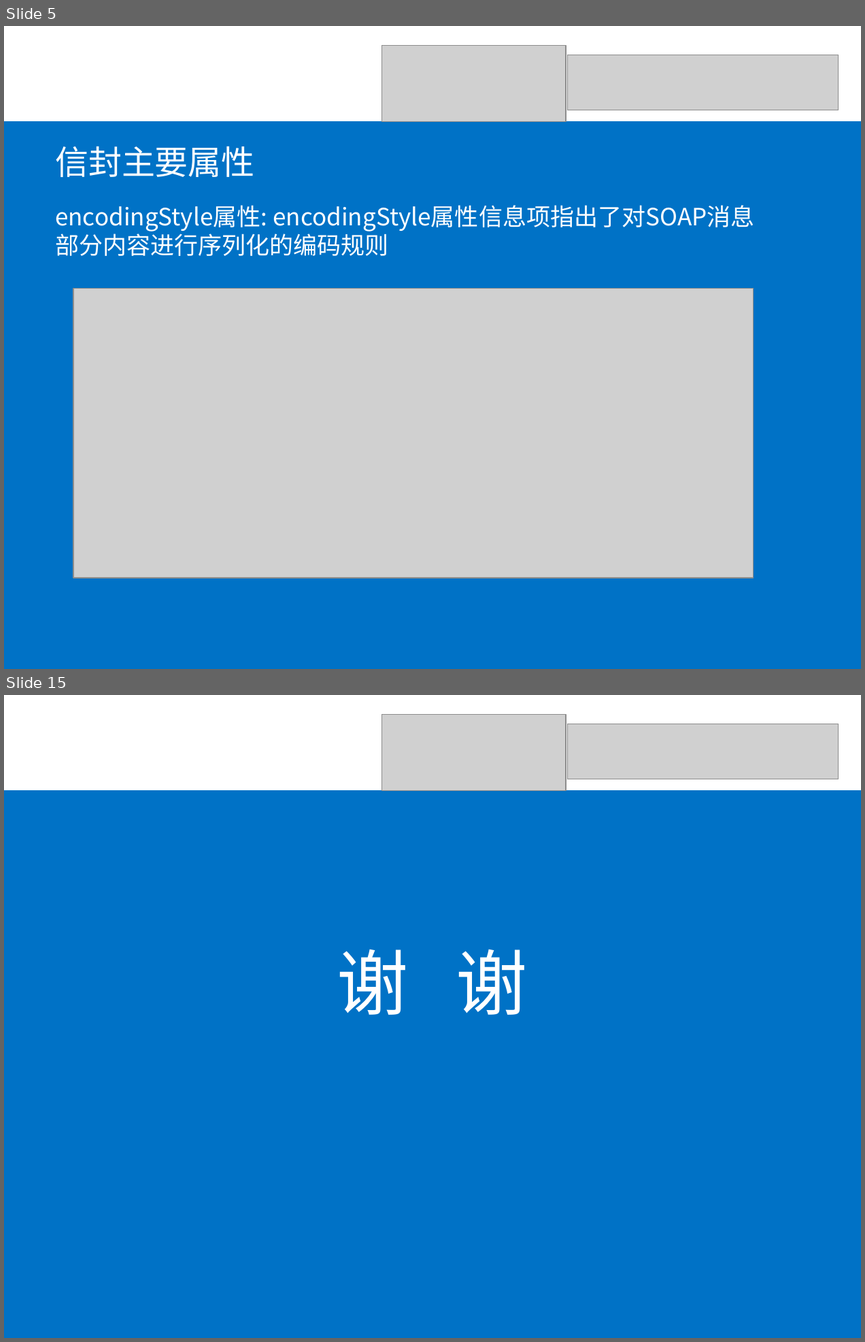
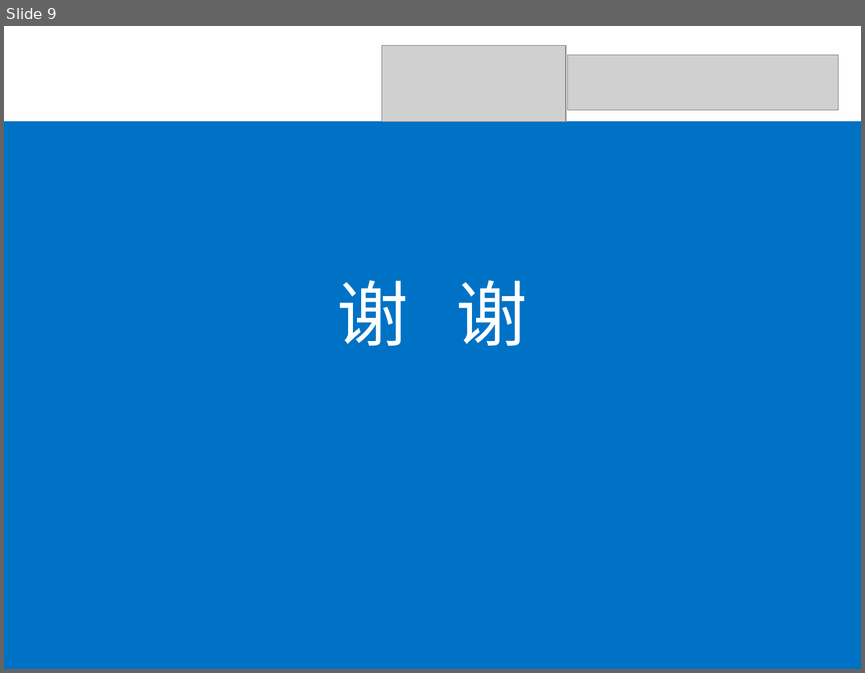
Before and after one commit to SOATeam/homework, a slide deck: assignment5/SOAP Fault课堂报告/SOAP Fault课堂报告.ppt. Shown one above the other, each under a label of ours: slides 5 and 15 before the commit, slide 9 after it; the slides between them are not shown. The pictures are 865x1342 and 865x673 pixels, drawn with LibreOffice and Linux fonts; fonts in the diff are those of the drawing; grey boxes stand for pictures. Boxes give left, top, right and bottom in pixels: in the first picture for what was removed or moved away, otherwise in the second. Text is boxed around its words. In the diff, an @@ line names an element or a change of style, - is before the commit and + after.

```diff
--- a/assignment5/SOAP Fault课堂报告/SOAP Fault课堂报告.ppt
+++ b/assignment5/SOAP Fault课堂报告/SOAP Fault课堂报告.ppt
@@ slide 5 removed at (x1=4, y1=26, x2=861, y2=669), background #FFFFFF @@
@@ picture removed at (x1=382, y1=46, x2=566, y2=122) @@
@@ picture removed at (x1=568, y1=55, x2=838, y2=110) @@
@@ rectangle removed at (x1=4, y1=121, x2=861, y2=669) @@
@@ text removed at (x1=55, y1=146, x2=255, y2=177) @@
-信封主要属性
@@ text removed at (x1=55, y1=205, x2=267, y2=231) @@
-encodingStyle属性: encodingStyle属性信息项指出了对SOAP消息部分内容进行序列化的编码规则
@@ picture removed at (x1=73, y1=288, x2=753, y2=577) @@
@@ what was slide 15 is now slide 9 @@
```
Also in this commit, not shown: 2 slides changed, 6 slides added, 11 other slides removed.
